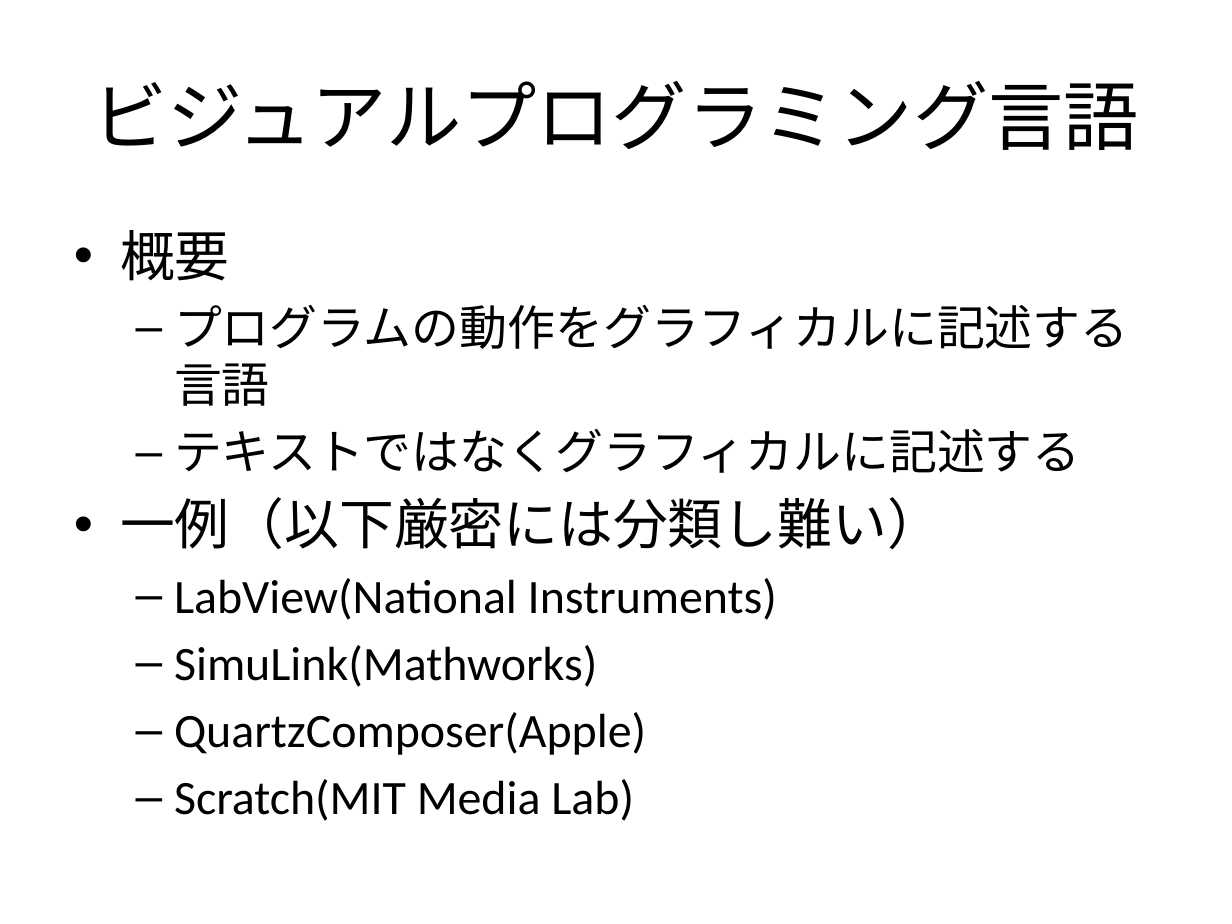
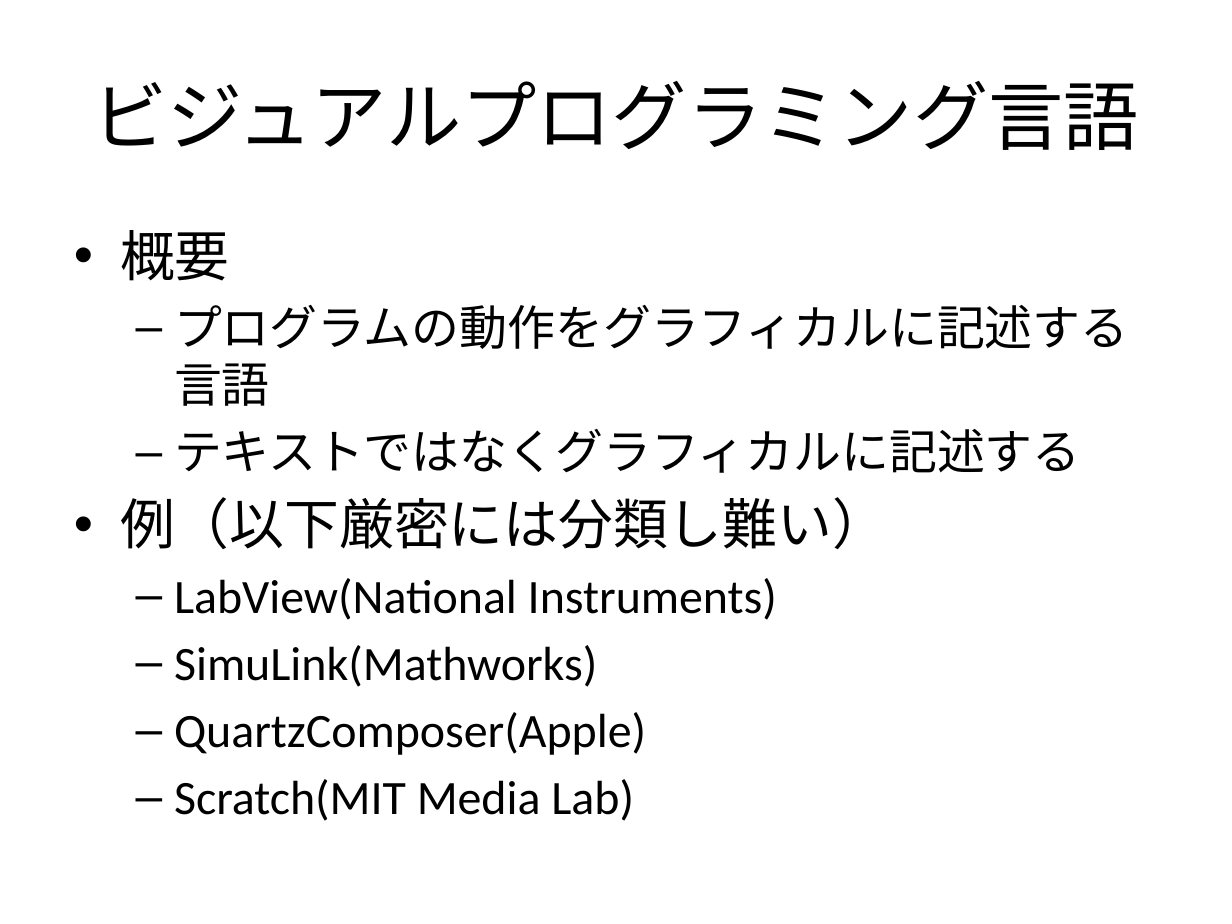
Before and after one commit to f-akazawa/akaz_uecdevelop, a slide deck: slide 14 of doc/20141009親ゼミ用.pptx. Drawn at 1232x924 pixels with LibreOffice and Linux fonts; fonts in the diff are those of the drawing. Boxes give left, top, right and bottom in pixels: in the first picture for what was removed or moved away, otherwise in the second. Text is boxed around its words. In the diff, an @@ line names an element or a change of style, - is before the commit and + after.

```diff
--- a/doc/20141009親ゼミ用.pptx
+++ b/doc/20141009親ゼミ用.pptx
@@ text at <box>120,497,887,549</box>: text changed @@
-• 一例（以下厳密には分類し難い）
+• 例（以下厳密には分類し難い）
```
Also in this commit, not shown: 9 other slides changed, 9 slides added.
